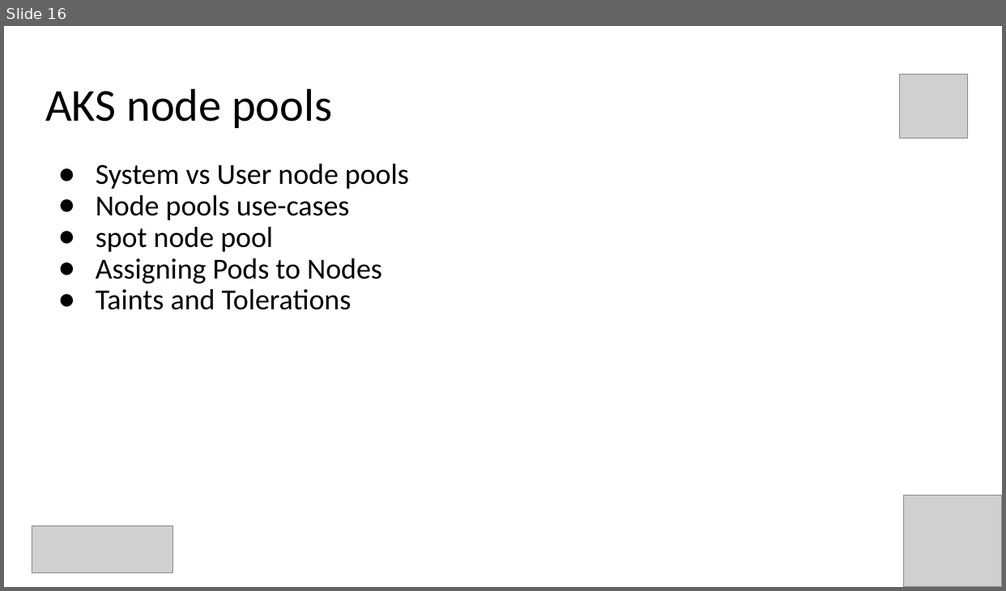
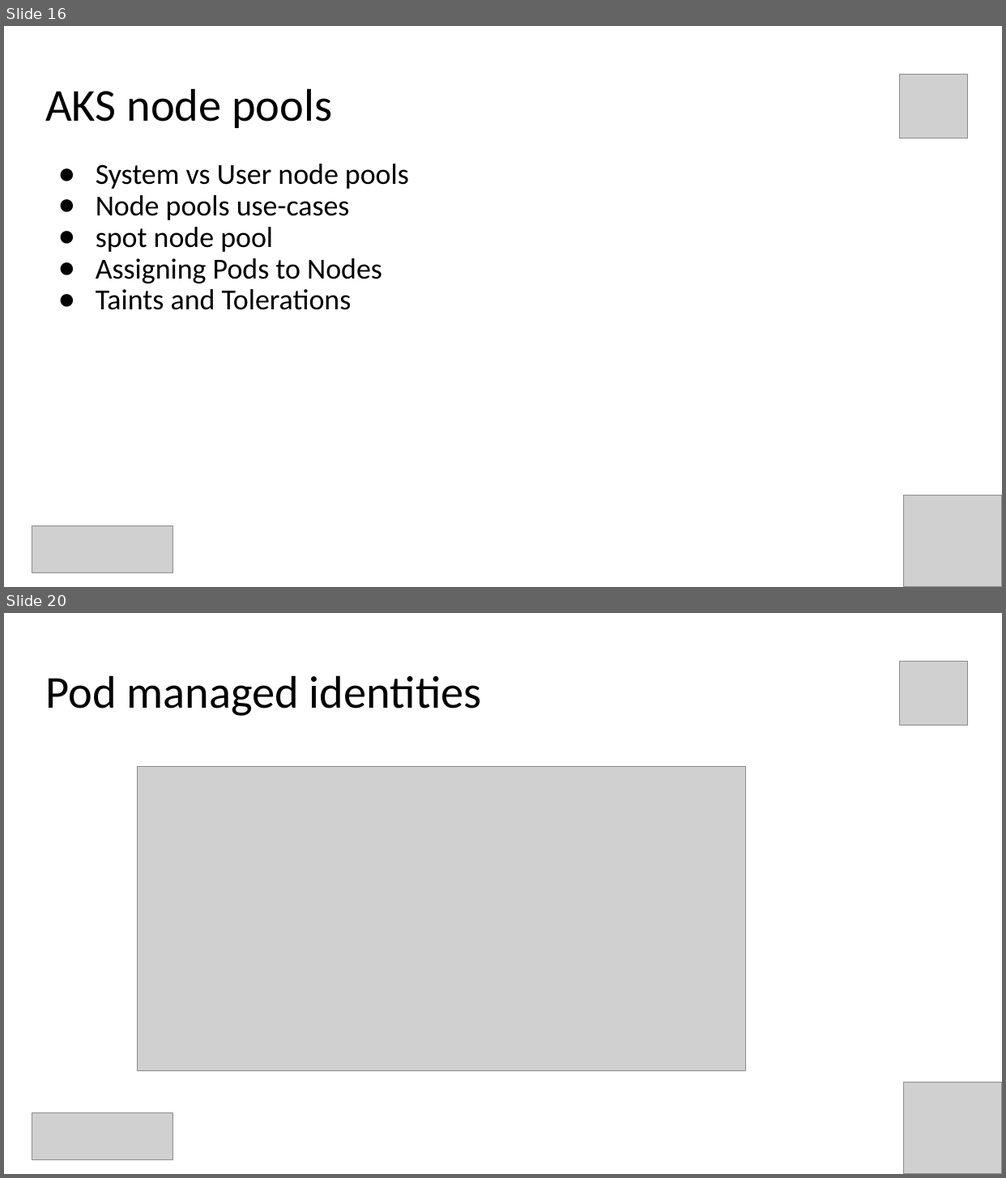
Before and after one commit to evgenyb/aks-workshops, a slide deck: 02-aks-advanced-configuration/slides/Advanced AKS Configuration.pptx. Shown one above the other, each under a label of ours: slide 16 before the commit, slides 16 and 20 after it; the slides between them are not shown. The pictures are 1006x591 and 1006x1178 pixels, drawn with LibreOffice and Linux fonts; fonts in the diff are those of the drawing; grey boxes stand for pictures. Boxes give left, top, right and bottom in pixels: in the first picture for what was removed or moved away, otherwise in the second. Text is boxed around its words. In the diff, an @@ line names an element or a change of style, - is before the commit and + after.

```diff
--- a/02-aks-advanced-configuration/slides/Advanced AKS Configuration.pptx
+++ b/02-aks-advanced-configuration/slides/Advanced AKS Configuration.pptx
@@ slide 20 added at box(4, 613, 1002, 1174), background #FFFFFF @@
@@ title added at box(45, 675, 482, 716), 44 pt, text #000000 @@
+Pod managed identities
@@ picture added at box(899, 662, 968, 726) @@
@@ picture added at box(138, 766, 746, 1071) @@
@@ picture added at box(904, 1082, 1002, 1174) @@
@@ picture added at box(32, 1114, 173, 1161) @@
```
Also in this commit, not shown: 2 slides changed, 3 other slides added, 2 other files.
